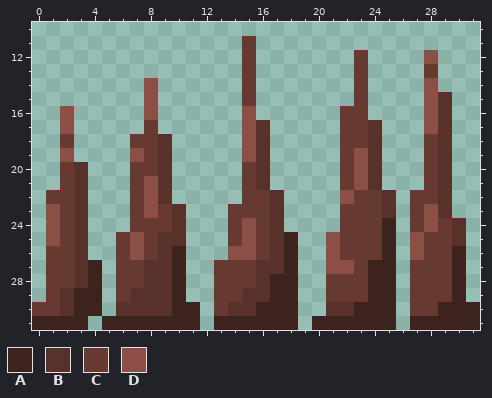
Pixel-art sprite: Curse_of_Druid/Assets/Sprites/jokw_resource/Spike.png. Above is the file before it was changed.
The file is 32x32 pixels. Shown: x 0..31, y 10..31.
Palette (. is transparent): A #3d231e  B #57312a  C #663931  D #8c4f45
After the commit:
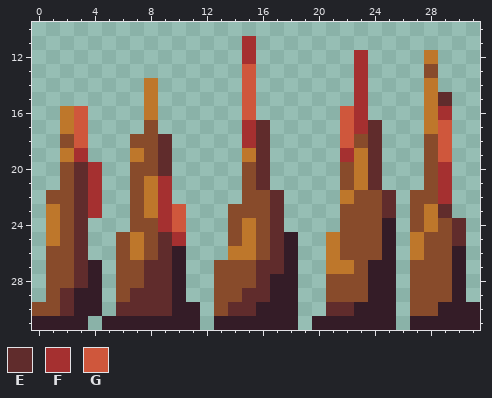
Colours new in this view: E #602c2c  F #a53030  G #cf573c
Edits made:
Colour A changes from #3d231e to #341c27.
Colour C changes from #663931 to #884b2b.
Colour D changes from #8c4f45 to #be772b.
Colour B becomes colour E in row 15 at x 29; in row 17 at x 16 and 24; in rows 18 to 19 at x 9, 16 and 24; in row 20 at x 3, 9, 16 and 24; in row 21 at x 3, 16 and 24; in row 22 at x 3, 17 and 25.
Colour B becomes colour E in row 23 at x 3, 17, 25 and 29; in row 24 at x 3, 17 and 30; in row 25 at x 3, 9, 17 and 30; in row 26 at x 3, 9 and 17; in row 27 at x 3, 8 to 9 and 16 to 17; in row 28 at x 3, 8 to 9 and 16.
Colour B becomes colour E in row 29 at x 2, 7 to 9 and 15 to 16; in row 30 at x 2, 6 to 9, 14 to 15 and 21 to 22.
The author put colour F in row 19 at x 3; in rows 20 to 23 at x 4.
Colour B becomes colour F in row 16 at x 29; in row 20 at x 29; in rows 21 to 22 at x 9 and 29; in row 25 at x 10.
Colour C becomes colour F in row 11 at x 15; in row 12 at x 15 and 23; in rows 13 to 17 at x 23; in row 19 at x 22; in rows 23 to 24 at x 9.
Colour D becomes colour F in rows 17 to 18 at x 15.
The author put colour G in rows 16 to 18 at x 3.
Colour B becomes colour G in rows 17 to 19 at x 29; in rows 23 to 24 at x 10.
Colour C becomes colour G in rows 13 to 15 at x 15; in rows 16 to 18 at x 22.
Colour D becomes colour G in row 16 at x 15.
Boxes around the changes in both pictures, in picture pixels (x1, y1, x2, y2):
changed: (32, 36, 480, 330)
